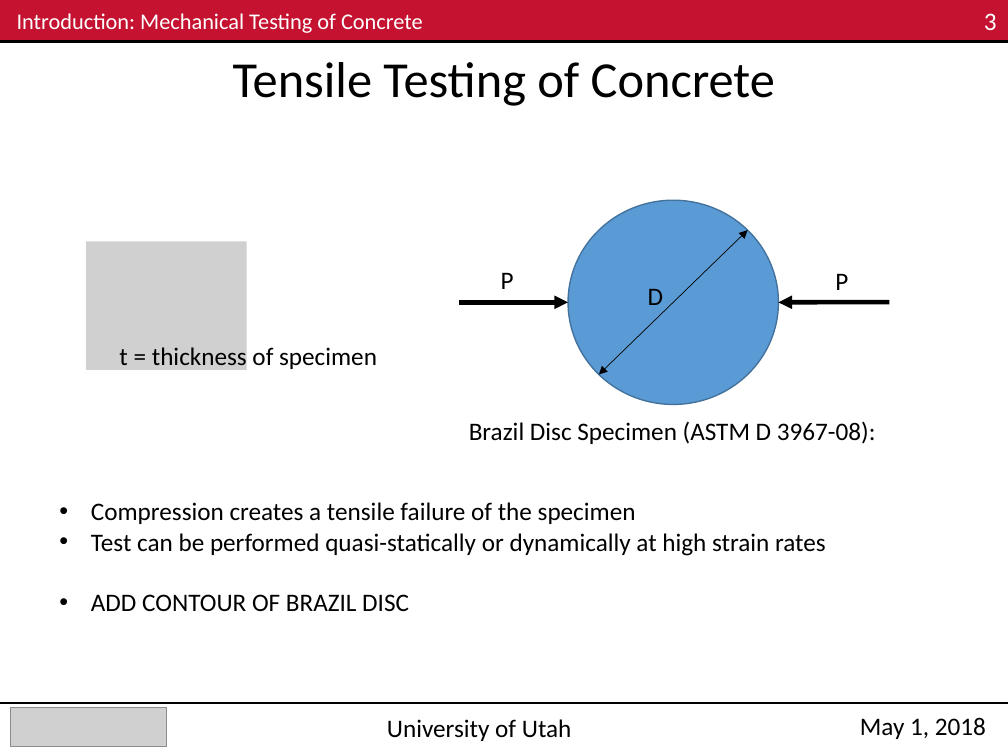
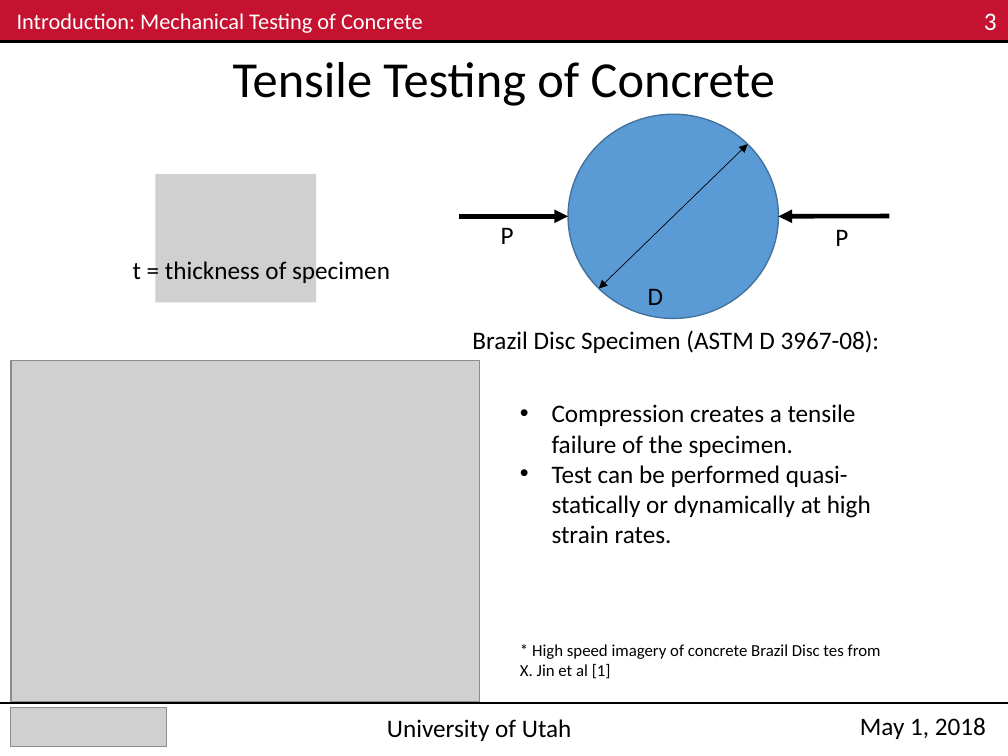
Before and after one commit to Mar-ten/PMAA_Fracture, a slide deck: slide 3 of ME EN 6960_Group4_Exp3_Nick.pptx. Drawn at 1008x756 pixels with LibreOffice and Linux fonts; fonts in the diff are those of the drawing; grey boxes stand for pictures. Boxes give left, top, right and bottom in pixels: in the first picture for what was removed or moved away, otherwise in the second. Text is boxed around its words. In the diff, an @@ line names an element or a change of style, - is before the commit and + after.

```diff
--- a/ME EN 6960_Group4_Exp3_Nick.pptx
+++ b/ME EN 6960_Group4_Exp3_Nick.pptx
@@ picture added at [155, 173, 316, 302] @@
@@ text "P": place and size @@
-text "P" at [501, 272, 514, 289]
+text "P" at [501, 227, 514, 244]
@@ 2 arrows, 1 ellipse, 1 double arrow: place and size @@
-2 arrows, 1 ellipse, 1 double arrow at [459, 201, 889, 405]
+2 arrows, 1 ellipse, 1 double arrow at [459, 114, 889, 319]
@@ text "P": place and size @@
-text "P" at [835, 273, 848, 290]
+text "P" at [835, 229, 848, 246]
@@ picture removed at [86, 241, 246, 370] @@
@@ text "t = thickness of specimen": place and size @@
-text "t = thickness of specimen" at [119, 347, 377, 371]
+text "t = thickness of specimen" at [133, 258, 390, 285]
@@ text "Brazil Disc Specimen (ASTM D ...": place and size @@
-text "Brazil Disc Specimen (ASTM D ..." at [469, 421, 876, 444]
+text "Brazil Disc Specimen (ASTM D ..." at [472, 330, 880, 353]
@@ picture added at [11, 361, 480, 703] @@
@@ text at [520, 404, 881, 679]: text changed @@
-• Compression creates a tensile failure of the specimen
-• Test can be performed quasi-statically or dynamically at high strain rates
-• ADD CONTOUR OF BRAZIL DISC
+• Compression creates a tensile failure of the specimen.
+• Test can be performed quasi-statically or dynamically at high strain rates.
+* High speed imagery of concrete Brazil Disc tes from X. Jin et al [1]
```
Also in this commit, not shown: 7 other slides changed.
